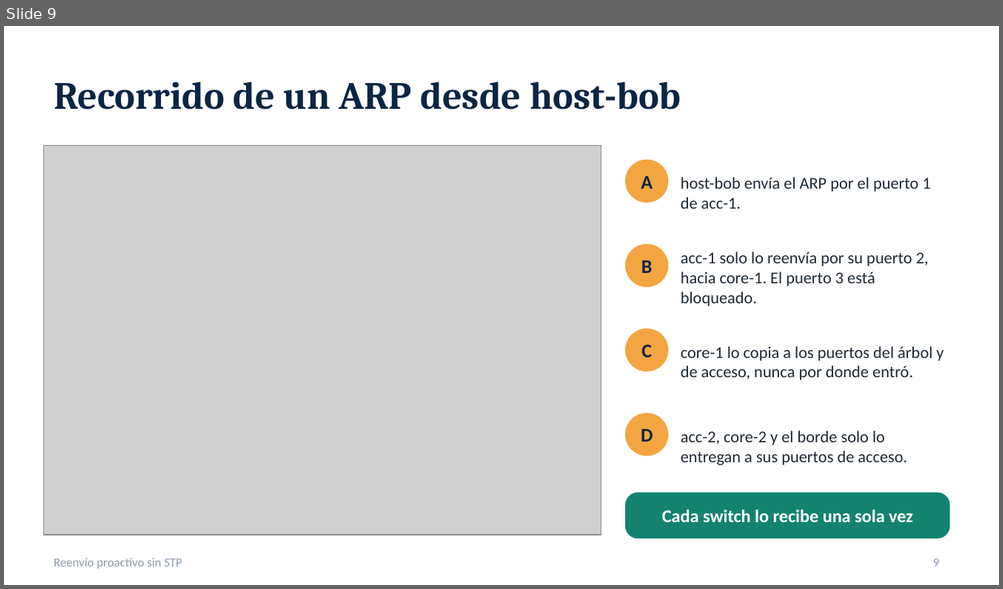
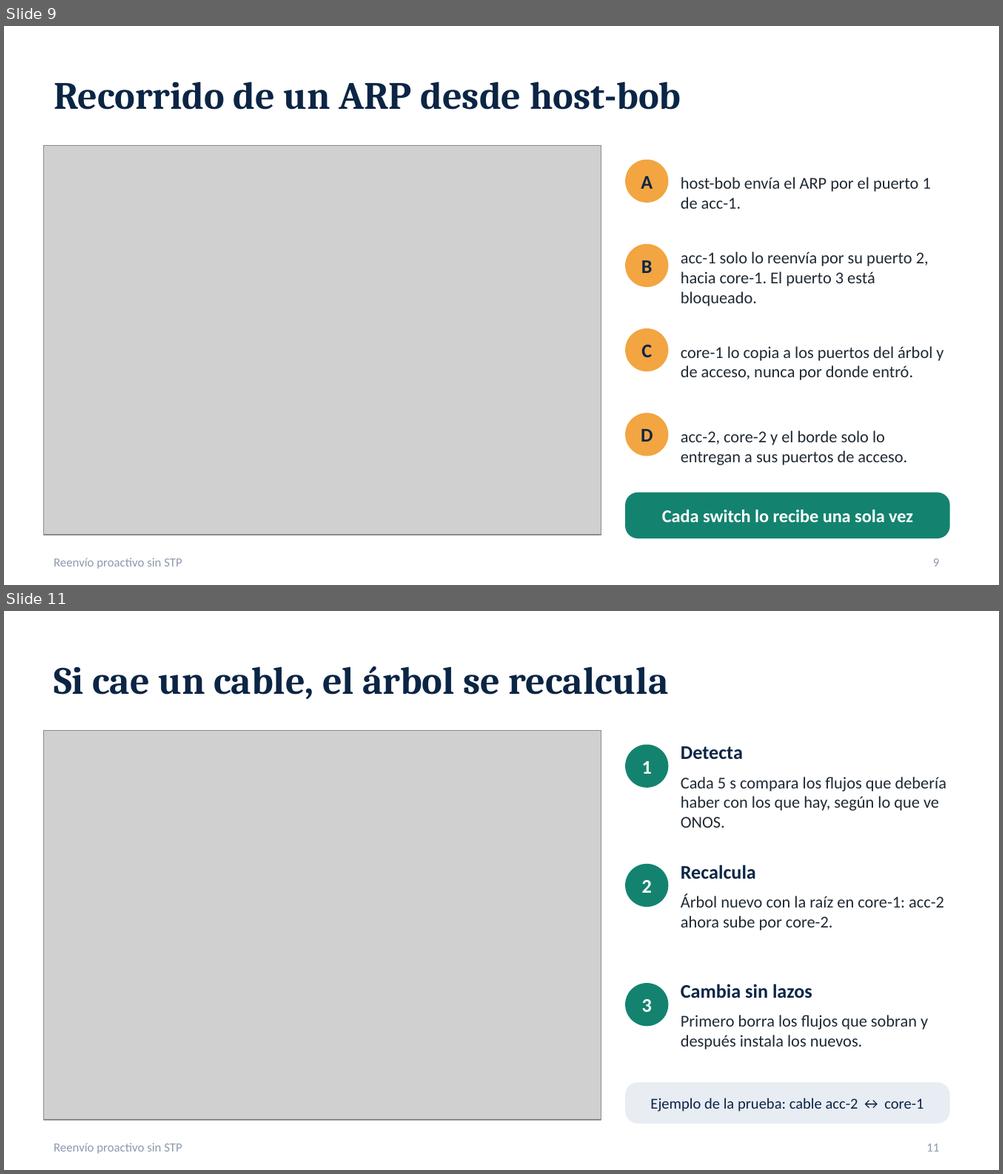
Before and after one commit to SergioAnderson123/proyecto-sdn, a slide deck: docs/Reenvio_proactivo_sin_STP.pptx. Shown one above the other, each under a label of ours: slide 9 before the commit, slides 9 and 11 after it; the slides between them are not shown. The pictures are 1003x589 and 1003x1174 pixels, drawn with LibreOffice and Linux fonts; fonts in the diff are those of the drawing; grey boxes stand for pictures. Boxes give left, top, right and bottom in pixels: in the first picture for what was removed or moved away, otherwise in the second. Text is boxed around its words. In the diff, an @@ line names an element or a change of style, - is before the commit and + after.

Commit message:
R2: el vigilante tolera NOACTION como descarte y escribe que flujos exactos difieren; presentacion con la caida de un cable y cuando el vigilante no actua

```diff
--- a/docs/Reenvio_proactivo_sin_STP.pptx
+++ b/docs/Reenvio_proactivo_sin_STP.pptx
@@ slide 11 added at [4, 611, 999, 1170], background #FFFFFF; not listed: 1 template element that a slide beside it also shows @@
@@ title added at [54, 666, 669, 699], 28 pt, text #0B2545, bold @@
+Si cae un cable, el árbol se recalcula
@@ picture added at [44, 730, 600, 1120] @@
@@ ellipse added at [626, 745, 667, 787], fill #13836F, outline #13836F 1 pt @@
@@ text added at [642, 761, 652, 774], 14 pt, text #FFFFFF, bold @@
+1
@@ text added at [680, 746, 743, 760], 14 pt, text #0B2545, bold @@
+Detecta
@@ text added at [680, 777, 946, 828], 12 pt, text #1F2933 @@
+Cada 5 s compara los flujos que debería haber con los que hay, según lo que ve ONOS.
@@ ellipse added at [626, 865, 667, 906], fill #13836F, outline #13836F 1 pt @@
@@ text added at [680, 865, 756, 880], 14 pt, text #0B2545, bold @@
+Recalcula
@@ text added at [642, 880, 652, 893], 14 pt, text #FFFFFF, bold @@
+2
@@ text added at [680, 894, 944, 931], 12 pt, text #1F2933 @@
+Árbol nuevo con la raíz en core-1: acc-2 ahora sube por core-2.
@@ ellipse added at [626, 984, 667, 1025], fill #13836F, outline #13836F 1 pt @@
@@ text added at [680, 984, 812, 998], 14 pt, text #0B2545, bold @@
+Cambia sin lazos
@@ text added at [642, 999, 652, 1012], 14 pt, text #FFFFFF, bold @@
+3
@@ text added at [680, 1015, 928, 1050], 12 pt, text #1F2933 @@
+Primero borra los flujos que sobran y después instala los nuevos.
@@ rounded rectangle added at [626, 1083, 949, 1123], fill #E8ECF3, outline #E8ECF3 1 pt @@
@@ text added at [650, 1098, 923, 1112], 11 pt, text #0B2545 @@
+Ejemplo de la prueba: cable acc-2 ↔ core-1
@@ page number added at [926, 1144, 939, 1152], 9 pt, text #8D99AE @@
+11
```
Also in this commit, not shown: 3 slides changed, 1 other slide added, 4 other files.
